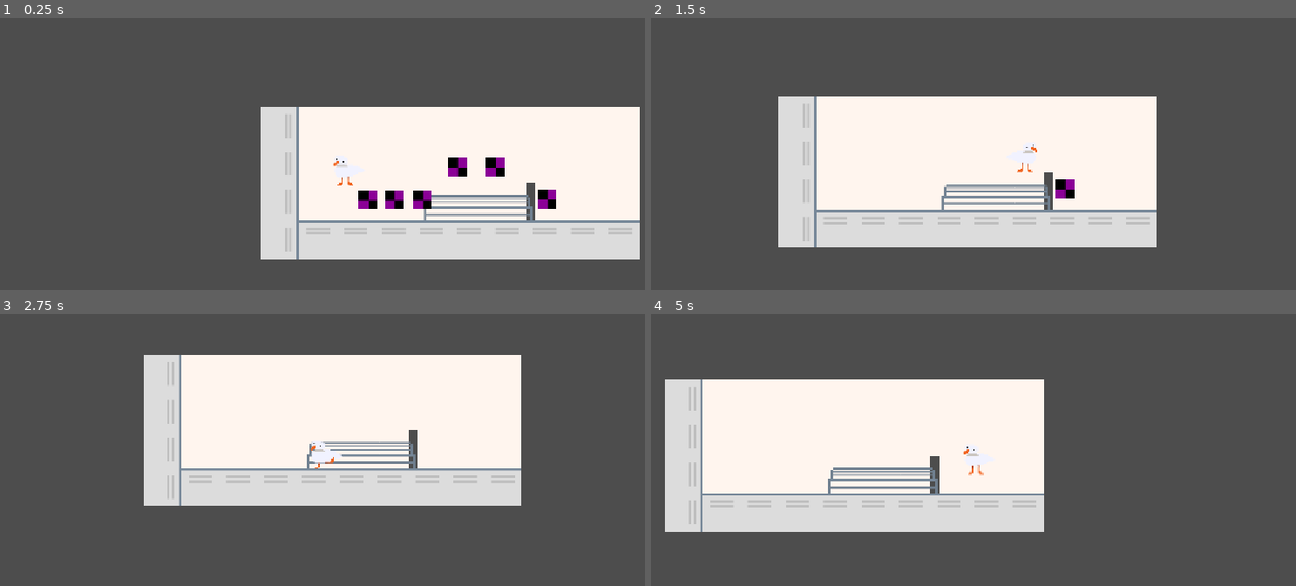
Above: before the commit, frames 1-4 (two rows, left to right).
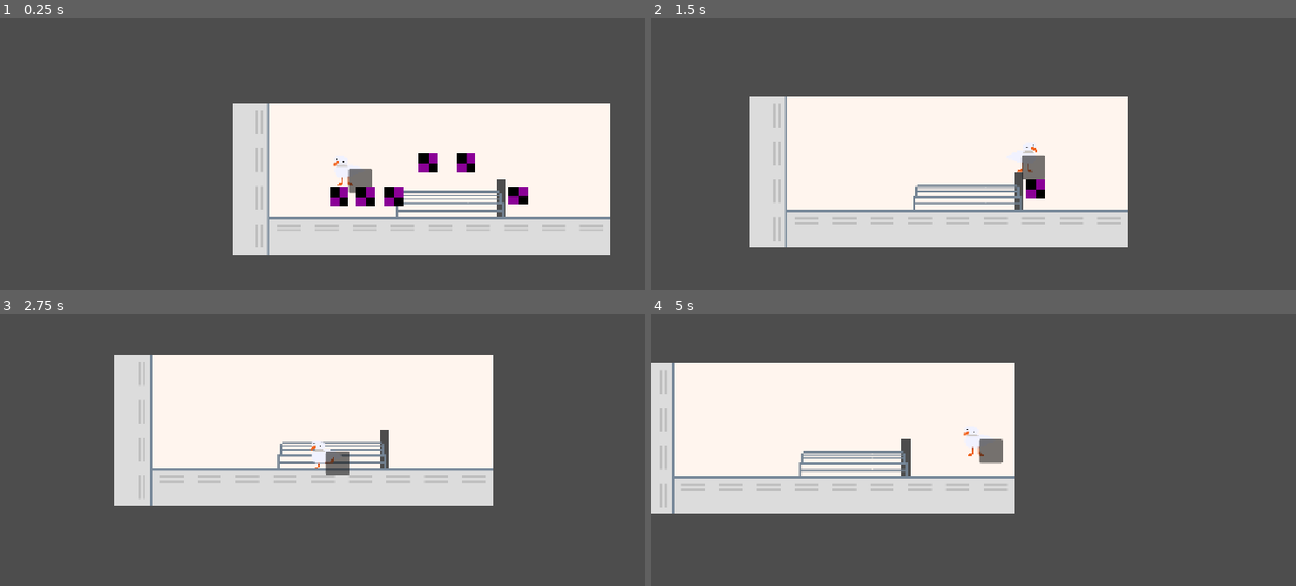
Above: after the commit, the same moments.

Repository: Mango-The-Froot/Duhk
Game: Godot game, scene res://Scenes/Duhk.tscn
Two runs of this game, one before a commit and one after it. Both use one fixed random seed, a clock stepped at 60 frames per second and the inputs below.
Inputs:
- Up to frame 1 (0.25 s): no input
- Up to frame 2 (1.5 s): hold Right (Right) from 0.53 s (still down); tap Shift (Dash) at 0.6, 1.35 s; tap Space (Jump) at 0.77, 1.07 s
- Up to frame 3 (2.75 s): tap Space (Jump) at 1.52, 1.82 s; release Right (Right) at 2.03 s; hold Left (Left) from 2.03 s (still down); tap Shift (Dash) at 2.1 s
- Up to frame 4 (5 s): release Left (Left) at 2.78 s; hold Right (Right) 2.78-4.28 s; tap Shift (Dash) at 2.85, 3.6, 4.35 s; tap Space (Jump) at 3.02, 3.32, 3.77, 4.07, 4.52, 4.82 s; hold Left (Left) from 4.28 s (still down)

The runs differ from the first frame. In frame 1, 14% of the frame differs, in the area x 36-100%, y 31-89%; in frame 2, 9.1%; in frame 3, 8.7%; in frame 4, 18%, in the area x 0-61%, y 17-81%.

Commit message:
Update Duhk.tscn

Diff:
--- a/Scenes/Duhk.tscn
+++ b/Scenes/Duhk.tscn
@@ -110,7 +110,7 @@
 layer_0/tile_data = PackedInt32Array(1638422, 0, 0, 1638426, 0, 0, 1638430, 0, 0, 1638434, 0, 0, 1638438, 0, 0, 1638442 …(1844 unchanged characters)…
 
 [node name="Player" type="CharacterBody2D" parent="." unique_id=1561518963]
-position = Vector2(412, 249)
+position = Vector2(461, 255)
 script = ExtResource("1_6lmjr")
 metadata/_edit_group_ = true
 
@@ -124,6 +124,10 @@
 
 [node name="Camera2D" type="Camera2D" parent="Player" unique_id=1046246908]
 position_smoothing_enabled = true
+
+[node name="Panel" type="Panel" parent="Player" unique_id=1377248599]
+offset_right = 40.0
+offset_bottom = 40.0
 
 [node name="Coins" type="Node2D" parent="." unique_id=2051164883]
 
